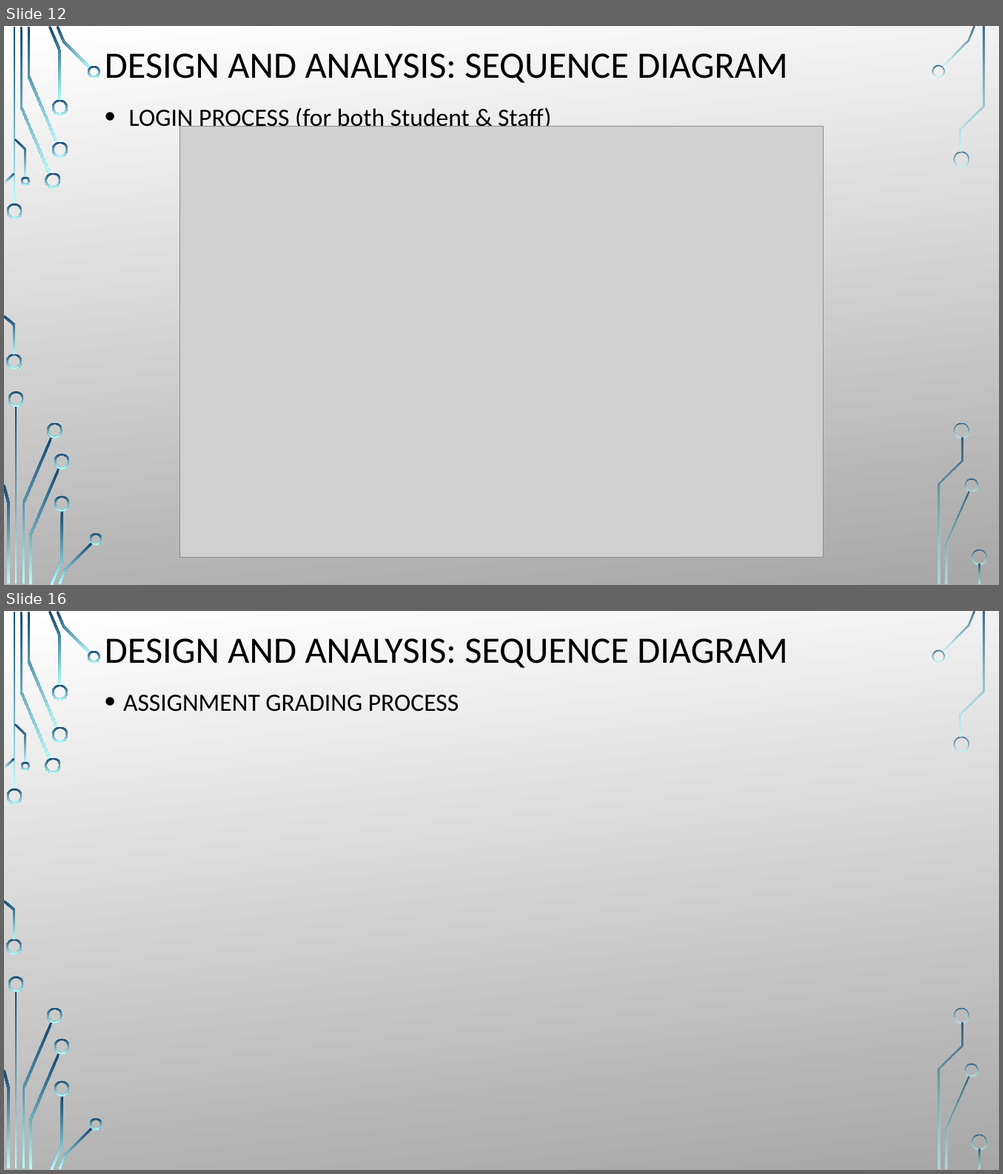
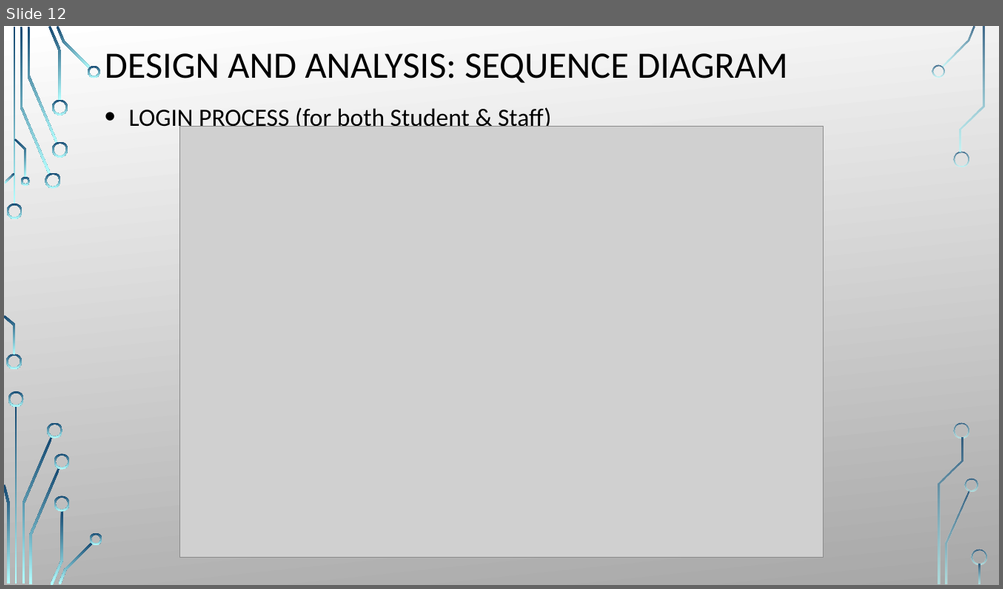
Before and after one commit to AadhyaJoshi/LearnScape, a slide deck: documentation/project_overview.pptx. Shown one above the other, each under a label of ours: slides 12 and 16 before the commit, slide 12 after it; the slides between them are not shown. The pictures are 1003x1174 and 1003x589 pixels, drawn with LibreOffice and Linux fonts; fonts in the diff are those of the drawing; grey boxes stand for pictures; background and template pictures are left out. Boxes give left, top, right and bottom in pixels: in the first picture for what was removed or moved away, otherwise in the second. Text is boxed around its words. In the diff, an @@ line names an element or a change of style, - is before the commit and + after.

```diff
--- a/documentation/project_overview.pptx
+++ b/documentation/project_overview.pptx
@@ slide 16 removed at <box>4,611,999,1170</box>, background picture (left out); not listed: 36 template elements that a slide beside it also shows @@
@@ title removed at <box>105,638,788,668</box> @@
-DESIGN AND ANALYSIS: SEQUENCE DIAGRAM
@@ text removed at <box>123,695,458,712</box> @@
-• ASSIGNMENT GRADING PROCESS
```
Also in this commit, not shown: 3 slides changed, 4 slides added, 4 other slides removed, 10 other files.
